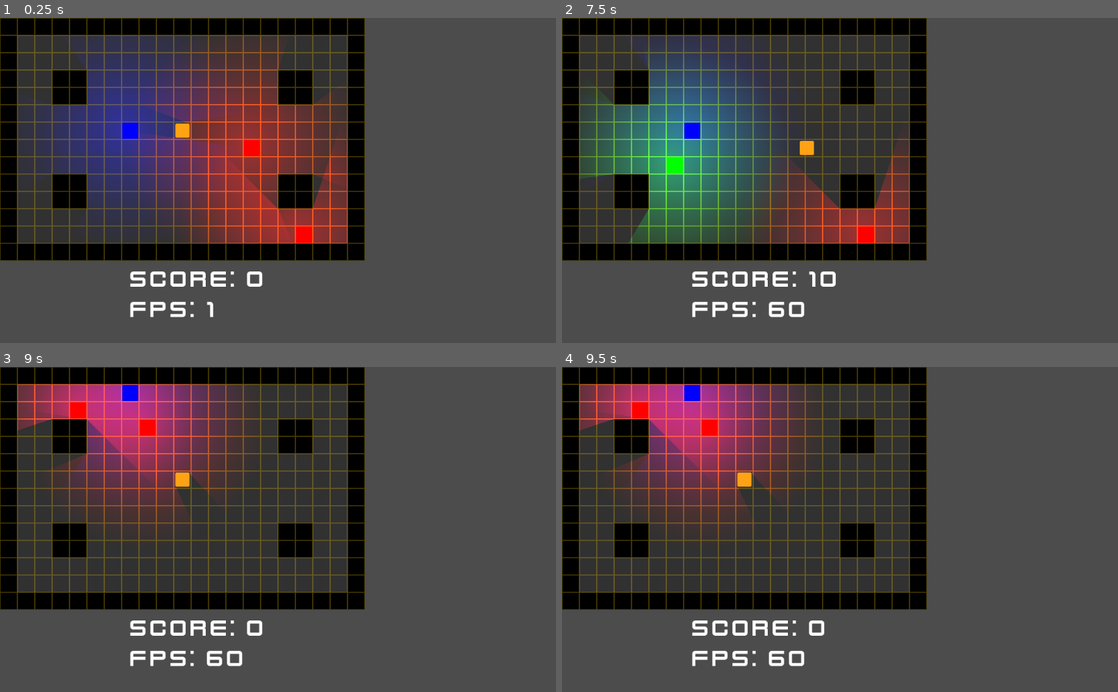
Above: before the commit, frames 1-4 (two rows, left to right).
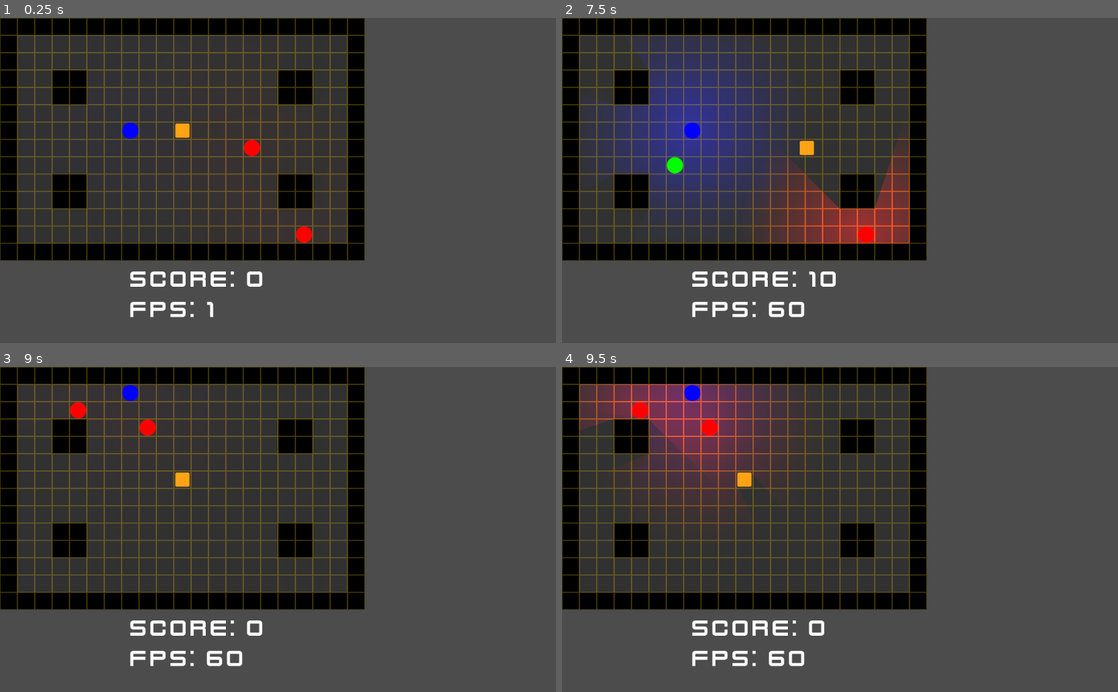
Above: after the commit, the same moments.

Repository: Niederb/njamnjam
Game: Godot game, scene res://scenes/LevelTemplate.tscn
Same seed, same stepped clock (60 frames per second), same inputs: the game is played once before the commit and once after it.
Inputs:
- Up to frame 1 (0.25 s): no input
- Up to frame 2 (7.5 s): hold Right (right) 0.53-1.28 s; hold Down (down) 1.28-2.03 s; hold Right (right) 2.03-2.78 s; hold Up (up) 2.78-3.53 s; hold Left (left) 3.53-5.03 s; hold Down (down) 5.03-5.78 s; hold Right (right) 5.78-6.53 s; hold Up (up) 6.53-7.28 s; hold Right (right) from 7.28 s (still down)
- Up to frame 3 (9 s): release Right (right) at 8.03 s; hold Down (down) 8.03-8.75 s; click "Try Again" at 8.75 s
- Up to frame 4 (9.5 s): no input

The runs differ from the first frame. In frame 1, 23% of the frame differs, in the area x 7-63%, y 7-70%; in frame 2, 11%; in frame 3, 10%; in frame 4, 7.5%.

Commit message:
Misc
- Change sound
- Add blocks
- Add light animations

Diff:
--- a/Player.gd
+++ b/Player.gd
@@ -28,7 +28,6 @@
 
 func move_body():
 	var start_position = global_position
-	#var collision = $Head.move_and_slide(Globals.CELL_SIZE * direction)
 	var end_position = global_position + Globals.CELL_SIZE * direction
 	var space_state = get_world_2d().get_direct_space_state()
 	var intersection = space_state.intersect_point(end_position)
--- /dev/null
+++ b/scenes/Block.gd
@@ -0,0 +1,10 @@
+extends "res://Cell.gd"
+
+func modulate_color(new_color_index):
+	color_index = new_color_index
+	var color = Globals.colors[color_index]
+	$Sprite.modulate = color
+	$Light.color = color
+
+func die():
+	queue_free()
--- /dev/null
+++ b/scenes/Block.tscn
@@ -0,0 +1,30 @@
+[gd_scene load_steps=6 format=2]
+
+[ext_resource path="res://gfx/block.png" type="Texture" id=1]
+[ext_resource path="res://scenes/Block.gd" type="Script" id=2]
+[ext_resource path="res://gfx/light.png" type="Texture" id=3]
+
+[sub_resource type="OccluderPolygon2D" id=1]
+polygon = PoolVector2Array( -13, -12, -13, 12, -12, 13, 12, 13, 13, 12, 13, -12, 12, -13, -12, -13 )
+
+[sub_resource type="RectangleShape2D" id=2]
+
+[node name="Block" type="KinematicBody2D"]
+script = ExtResource( 2 )
+
+[node name="Sprite" type="Sprite" parent="."]
+texture = ExtResource( 1 )
+
+[node name="LightOccluder2D" type="LightOccluder2D" parent="Sprite"]
+visible = false
+occluder = SubResource( 1 )
+
+[node name="CollisionShape2D" type="CollisionShape2D" parent="."]
+shape = SubResource( 2 )
+
+[node name="Tween" type="Tween" parent="."]
+
+[node name="Light" type="Light2D" parent="."]
+texture = ExtResource( 3 )
+texture_scale = 0.5
+energy = 1.5
--- a/scenes/GameState.gd
+++ b/scenes/GameState.gd
@@ -4,6 +4,12 @@
 	add_to_group("Gamestate")
 	for _i in range(Globals.N_GOODIES):
 		add_goodie()
+	randomize_blocks()
+
+func randomize_blocks():
+	for b in $Blocks.get_children():
+		var color_index = randi() % Globals.N_COLORS
+		b.modulate_color(color_index)
 
 func add_goodie():
 	var position = get_valid_position()
@@ -73,7 +79,8 @@
 
 	var body_parts = $Player.get_body_parts()
 	var all_goodies = $Goodies.get_current_goodies()
-	var cells = body_parts + all_goodies
+	var all_blocks = $Blocks.get_children()
+	var cells = body_parts + all_goodies + all_blocks
 	var sub_graphs = determine_sub_graphs(cells, Globals.MIN_COMBO_SIZE)
 	for graph in sub_graphs:
 		if graph.size() >= Globals.MIN_COMBO_SIZE:
--- a/scenes/Goodie.gd
+++ b/scenes/Goodie.gd
@@ -6,6 +6,7 @@
 	global_position = position
 	$Sprite.modulate = color
 	$Light.color = color
+	$AnimationPlayer.play()
 
 func _on_Area2D_body_entered(body):
 	if active:
--- a/scenes/Goodie.tscn
+++ b/scenes/Goodie.tscn
@@ -6,6 +6,33 @@
 
 [sub_resource type="RectangleShape2D" id=1]
 extents = Vector2( 8, 8 )
+
+[sub_resource type="Animation" id=2]
+resource_name = "Create"
+tracks/0/type = "value"
+tracks/0/path = NodePath("Light:texture_scale")
+tracks/0/interp = 1
+tracks/0/loop_wrap = true
+tracks/0/imported = false
+tracks/0/enabled = true
+tracks/0/keys = {
+"times": PoolRealArray( 0, 1 ),
+"transitions": PoolRealArray( 1, 1 ),
+"update": 0,
+"values": [ 0.5, 0.5 ]
+}
+tracks/1/type = "value"
+tracks/1/path = NodePath("Light:energy")
+tracks/1/interp = 1
+tracks/1/loop_wrap = true
+tracks/1/imported = false
+tracks/1/enabled = true
+tracks/1/keys = {
+"times": PoolRealArray( 0, 1 ),
+"transitions": PoolRealArray( 1, 1 ),
+"update": 0,
+"values": [ 0.01, 1.5 ]
+}
 
 [node name="Goodie" type="Node2D"]
 script = ExtResource( 2 )
@@ -20,7 +47,11 @@
 
 [node name="Light" type="Light2D" parent="."]
 texture = ExtResource( 3 )
-texture_scale = 0.5
-energy = 1.5
+texture_scale = 0.01
+energy = 0.01
 shadow_enabled = true
+
+[node name="AnimationPlayer" type="AnimationPlayer" parent="."]
+autoplay = "Create"
+anims/Create = SubResource( 2 )
 [connection signal="body_entered" from="Area2D" to="." method="_on_Area2D_body_entered"]
--- a/scenes/LevelTemplate.tscn
+++ b/scenes/LevelTemplate.tscn
@@ -8,7 +8,7 @@
 [ext_resource path="res://scenes/GUI.tscn" type="PackedScene" id=6]
 [ext_resource path="res://gfx/empty-tile.png" type="Texture" id=7]
 [ext_resource path="res://scenes/Goodies.gd" type="Script" id=8]
-[ext_resource path="res://sfx/jingles_HIT10.ogg" type="AudioStream" id=9]
+[ext_resource path="res://sfx/powerUp4.ogg" type="AudioStream" id=9]
 
 [sub_resource type="OccluderPolygon2D" id=1]
 polygon = PoolVector2Array( 32, 32, 0, 32, 0, 0, 32, 0 )
@@ -131,3 +131,5 @@
 [node name="ComboSFX" type="AudioStreamPlayer" parent="."]
 stream = ExtResource( 9 )
 pitch_scale = 2.0
+
+[node name="Blocks" type="Node" parent="."]
--- a/scenes/Player.tscn
+++ b/scenes/Player.tscn
@@ -2,7 +2,7 @@
 
 [ext_resource path="res://gfx/player.png" type="Texture" id=1]
 [ext_resource path="res://Player.gd" type="Script" id=2]
-[ext_resource path="res://sfx/impactBell_heavy_000.ogg" type="AudioStream" id=3]
+[ext_resource path="res://sfx/laser5.ogg" type="AudioStream" id=3]
 [ext_resource path="res://sfx/highDown.ogg" type="AudioStream" id=4]
 
 [sub_resource type="OccluderPolygon2D" id=1]
@@ -31,6 +31,7 @@
 
 [node name="GoodieSFX" type="AudioStreamPlayer" parent="."]
 stream = ExtResource( 3 )
+volume_db = -6.0
 pitch_scale = 2.0
 
 [node name="DieSFX" type="AudioStreamPlayer" parent="."]
Binary file added: gfx/block.png
Not shown, added: gfx/block.png.import
Binary file changed: gfx/goodie.png
Not shown: 1 places in scenes/Goodie.tscn that only renumber resources
Not shown, added: gfx/tiles.afphoto
